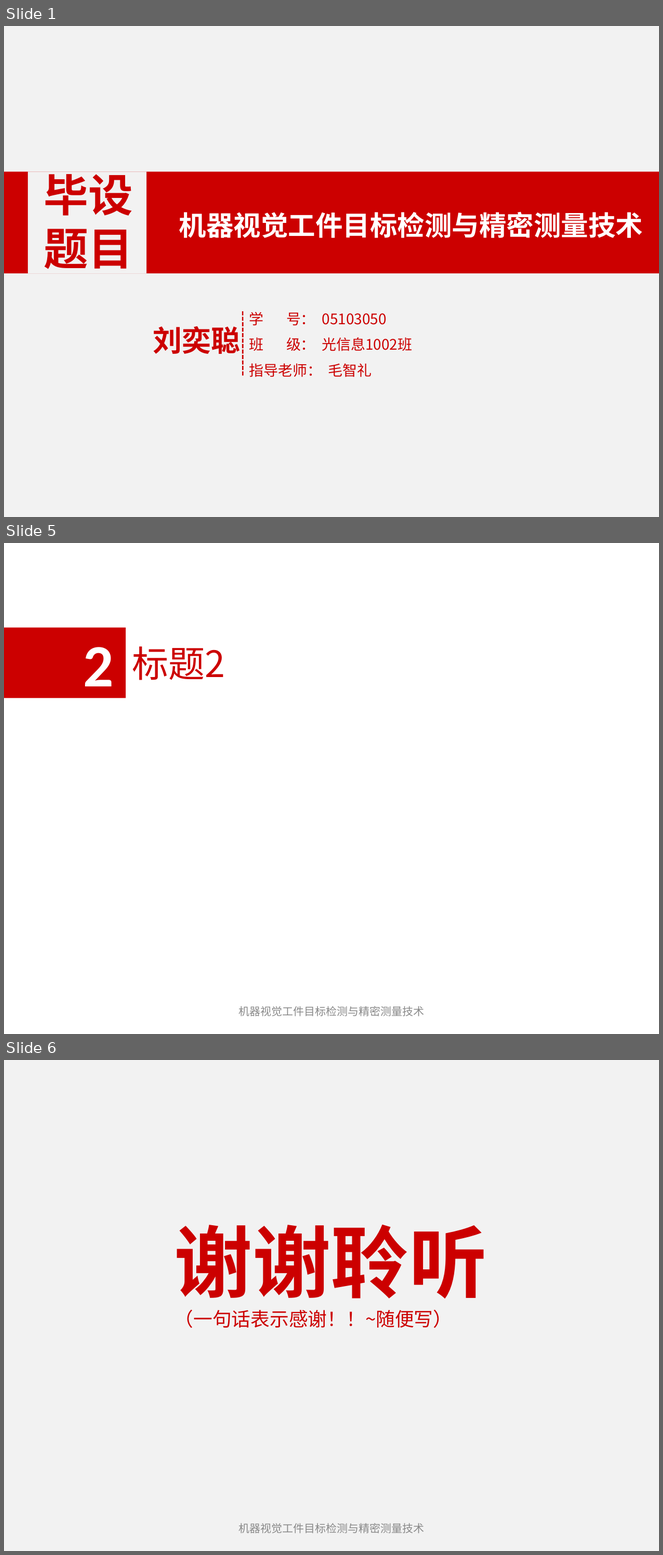
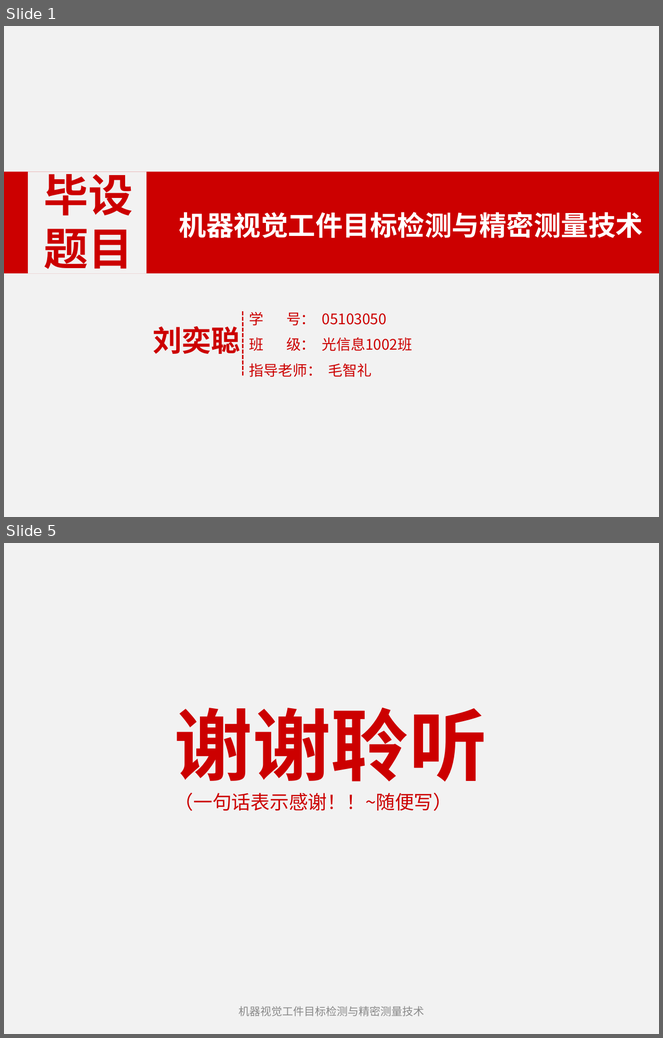
Before and after one commit to MrLYC/LYC.Graduation_project, a slide deck: 毕设/文档/刘奕聪PPT.ppt. Shown one above the other, each under a label of ours: slides 1, 5 and 6 before the commit, slides 1 and 5 after it; the slides between them are not shown. The pictures are 663x1555 and 663x1038 pixels, drawn with LibreOffice and Linux fonts; fonts in the diff are those of the drawing. Boxes give left, top, right and bottom in pixels: in the first picture for what was removed or moved away, otherwise in the second. Text is boxed around its words. In the diff, an @@ line names an element or a change of style, - is before the commit and + after.

Commit message:
修改标题

```diff
--- a/毕设/文档/刘奕聪PPT.ppt
+++ b/毕设/文档/刘奕聪PPT.ppt
@@ slide 5 removed at [4,543,659,1034], background #FFFFFF @@
@@ rectangle removed at [4,628,126,698] @@
@@ text removed at [83,647,113,701] @@
-2
@@ text removed at [132,646,226,680] @@
-标题2
@@ text removed at [239,1006,424,1017] @@
-机器视觉工件目标检测与精密测量技术
@@ what was slide 6 is now slide 5 @@
```
Also in this commit, not shown: 3 slides changed.
